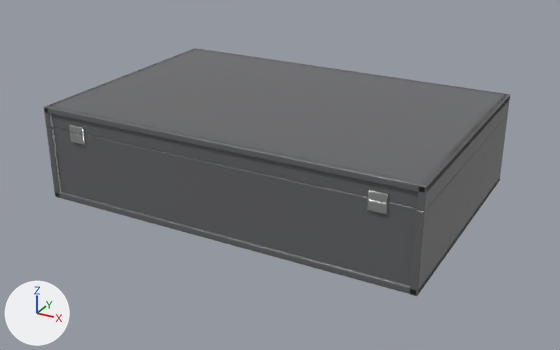
Before and after pictures for a commit that changed the glTF model pockets-volume-3-storage.glb.
Before and after are seen from a 50 mm camera at (0.278, -0.509, 0.267) aimed at (0.003, -0.009, 0.017). Arrows for +X, +Y and +Z are at lower left; the lights stay in place. The older version comes first. Where no turn or scale is listed for an object, it has been applied to the vertices. Vertices at exactly the same position are counted once.

Script lines for the objects in view, before the commit:
```python
ob_case_base = bpy.data.objects.new('Case_base', me_cube_020)
ob_case_base.location = (0.0, 0.0, 0.0028)
ob_case_end_001 = bpy.data.objects.new('Case_end.001', me_cube_022)
ob_case_end_001.location = (0.0, -0.0978, 0.0298)
ob_case_side = bpy.data.objects.new('Case_side', me_cube_023)
ob_case_side.location = (-0.1496, 0.0, 0.0298)
ob_case_side_001 = bpy.data.objects.new('Case_side.001', me_cube_024)
ob_case_side_001.location = (0.1496, 0.0, 0.0298)
ob_lid_end_001 = bpy.data.objects.new('Lid_end.001', me_cube_026)
ob_lid_end_001.location = (0.0, -0.098, 0.0679)
ob_lid_side = bpy.data.objects.new('Lid_side', me_cube_037)
ob_lid_side.location = (-0.1499, 0.0, 0.0679)
ob_lid_side_001 = bpy.data.objects.new('Lid_side.001', me_cube_039)
ob_lid_side_001.location = (0.1499, 0.0, 0.0679)
ob_lid_top = bpy.data.objects.new('Lid_top', me_cube_041)
ob_lid_top.location = (0.0, 0.0, 0.0737)
```
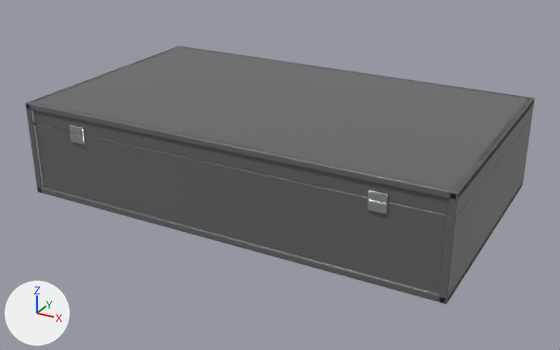
Commit message: Uniform 21-slot pocket boxes: assets 3 of 4

Where the change shows, as pixel boxes [x1, y1, x2, y2] in the pictures (560 x 350 px):
'Lid_top', rescaled (9% wider)
    before: [44, 48, 510, 193]
    after: [26, 46, 534, 199]
'Case_end.001', rescaled (13% wider, 8% taller)
    before: [54, 128, 417, 285]
    after: [35, 124, 447, 293]
'Case_side.001', moved
    before: [409, 114, 508, 296]
    after: [439, 118, 532, 304]
'Lid_end.001', rescaled (14% wider, 10% taller)
    before: [51, 107, 418, 208]
    after: [33, 104, 451, 215]
'Lid_side.001', moved
    before: [417, 94, 510, 211]
    after: [447, 97, 535, 218]
'Case_base', rescaled (9% wider)
    before: [55, 178, 500, 294]
    after: [38, 184, 523, 303]
'Case_side', moved
    before: [46, 127, 61, 198]
    after: [28, 123, 44, 193]
'Lid_side', moved
    before: [44, 48, 197, 128]
    after: [25, 46, 180, 124]

Edits to the bpy script that builds the scene:
```text
Change me_cube_020:
    used by ob_case_base; location = (0.0, 0.0, 0.0028)
    remove me_cube_020.from_pydata(...)  # 96 vertices, 188 faces; spans x -0.152..0.152, y -0.102..0.102, z -0.003..0.003
    add me_cube_020.from_pydata(...)  # 96 vertices, 188 faces; spans x -0.171..0.171, y -0.102..0.102, z -0.003..0.003
    me_cube_020 part 1: the whole mesh is scaled about its middle by (1.13, 1, 1)
Change me_cube_022:
    used by ob_case_end_001; location = (0.0, -0.0978, 0.0298)
    remove me_cube_022.from_pydata(...)  # 96 vertices, 188 faces; spans x -0.147..0.147, y -0.002..0.002, z -0.03..0.03
    add me_cube_022.from_pydata(...)  # 96 vertices, 188 faces; spans x -0.166..0.166, y -0.002..0.002, z -0.03..0.03
    me_cube_022 part 2: the whole mesh is scaled about its middle by (1.13, 1, 1)
Change me_cube_026:
    used by ob_lid_end_001; location = (0.0, -0.098, 0.0679)
    remove me_cube_026.from_pydata(...)  # 96 vertices, 188 faces; spans x -0.147..0.147, y -0.002..0.002, z -0.008..0.008
    add me_cube_026.from_pydata(...)  # 96 vertices, 188 faces; spans x -0.166..0.166, y -0.002..0.002, z -0.008..0.008
    me_cube_026 part 3: the whole mesh is scaled about its middle by (1.13, 1, 1)
Change me_cube_041:
    used by ob_lid_top; location = (0.0, 0.0, 0.0737)
    remove me_cube_041.from_pydata(...)  # 96 vertices, 188 faces; spans x -0.152..0.152, y -0.102..0.102, z -0.003..0.003
    add me_cube_041.from_pydata(...)  # 96 vertices, 188 faces; spans x -0.171..0.171, y -0.102..0.102, z -0.003..0.003
    me_cube_041 part 4: the whole mesh is scaled about its middle by (1.13, 1, 1)
Change ob_case_side:
    ob_case_side.location: (-0.1496, 0.0, 0.0298) -> (-0.1687, 0.0, 0.0298)
Change ob_case_side_001:
    ob_case_side_001.location: (0.1496, 0.0, 0.0298) -> (0.1687, 0.0, 0.0298)
Change ob_lid_side:
    ob_lid_side.location: (-0.1499, 0.0, 0.0679) -> (-0.1689, 0.0, 0.0679)
Change ob_lid_side_001:
    ob_lid_side_001.location: (0.1499, 0.0, 0.0679) -> (0.1689, 0.0, 0.0679)
```
